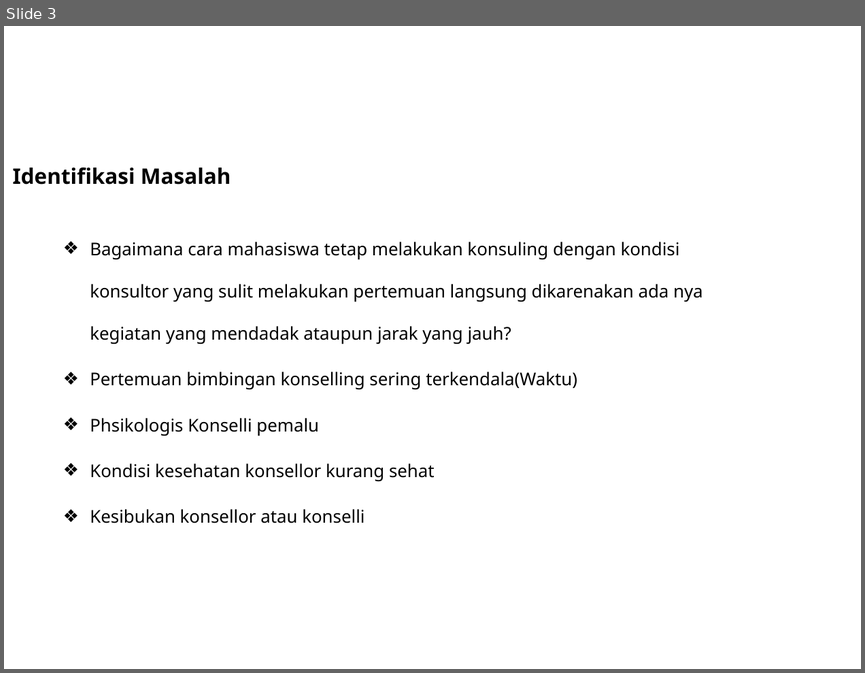
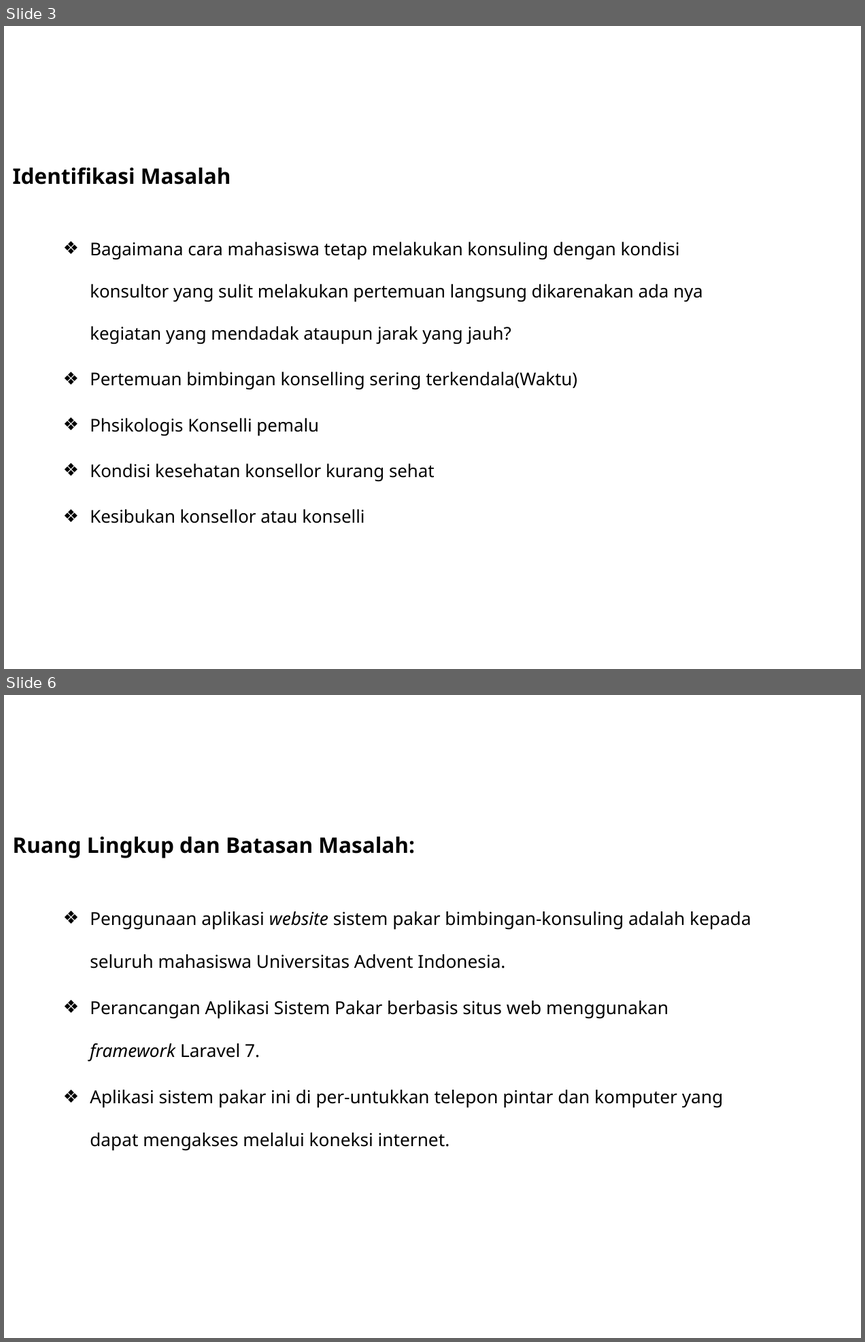
Before and after one commit to DoengJoeng/Skripsi, a slide deck: File Jurnal & point revisi/Persentasi Sistem Pakar.pptx. Shown one above the other, each under a label of ours: slide 3 before the commit, slides 3 and 6 after it; the slides between them are not shown. The pictures are 865x673 and 865x1342 pixels, drawn with LibreOffice and Linux fonts; fonts in the diff are those of the drawing; background and template pictures are left out. Boxes give left, top, right and bottom in pixels: in the first picture for what was removed or moved away, otherwise in the second. Text is boxed around its words. In the diff, an @@ line names an element or a change of style, - is before the commit and + after.

Commit message:
pembuatan persentasi Aplikasi sistem pakar

```diff
--- a/File Jurnal & point revisi/Persentasi Sistem Pakar.pptx
+++ b/File Jurnal & point revisi/Persentasi Sistem Pakar.pptx
@@ slide 6 added at (x1=4, y1=695, x2=861, y2=1338), background picture (left out) @@
@@ title added at (x1=13, y1=836, x2=415, y2=858), 18 pt, text #000000, bold @@
+Ruang Lingkup dan Batasan Masalah:
@@ subtitle added at (x1=90, y1=911, x2=751, y2=1151), 15 pt, text #000000 @@
+❖ Penggunaan aplikasi website sistem pakar bimbingan-konsuling adalah kepada seluruh mahasiswa Universitas Advent Indonesia.
+❖ Perancangan Aplikasi Sistem Pakar berbasis situs web menggunakan framework Laravel 7.
+❖ Aplikasi sistem pakar ini di per-untukkan telepon pintar dan komputer yang dapat mengakses melalui koneksi internet.
```
Also in this commit, not shown: 10 other slides added, 1 slide removed, 4 other files.
